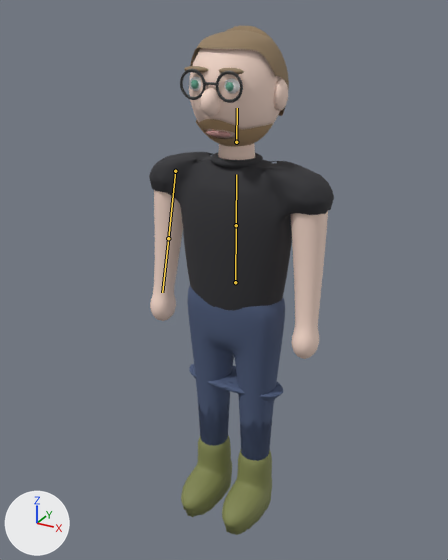
The glTF model assets/chars/julian.glb: old version first, new version second.
Camera for both pictures: a camera (50 mm lens) standing at (1.058, -2.02, 2.09) and looking at (-0.037, -0.029, 1.095). Every picture has the same lights, and +X, +Y and +Z are marked at lower left. The older version comes first. The bones that change are drawn over the model as lines.

In view in the first picture: 'Hals', 'Haut_Koerper', 'Hose', 'HoseDown', 'Kopf_Gruppe', 'Kragen', 'Schuh_L', 'Schuh_R', 'Shirt'.
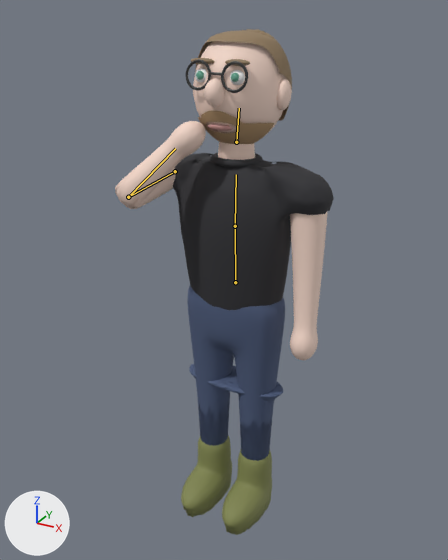
The newer file adds an action. The first version stands in its rest pose; the second is drawn at frame 21 of the action 'Vape'.

Changed parts and their boxes [x1, y1, x2, y2] in the pictures (448 x 560 px):
'Shirt', posed
    before: [149, 152, 334, 311]
    after: [173, 153, 334, 310]
'Haut_Koerper', posed
    before: [150, 190, 328, 359]
    after: [115, 121, 328, 360]
'Kopf_Gruppe', posed
    before: [180, 25, 289, 147]
    after: [185, 29, 292, 144]
'Kragen', posed
    both: [210, 153, 263, 168]
bone 'Spine', root to tip
    before: (235, 282) to (236, 225)
    after: (235, 282) to (235, 226)
bone 'Chest', root to tip
    before: (236, 225) to (236, 174)
    after: (235, 226) to (236, 174)
bone 'Head', root to tip
    before: (236, 142) to (237, 108)
    after: (236, 142) to (239, 108)
bone 'UpperArm.R', root to tip
    before: (175, 171) to (168, 238)
    after: (175, 171) to (128, 197)
bone 'LowerArm.R', root to tip
    before: (168, 238) to (162, 292)
    after: (128, 197) to (175, 148)

The edits, one by one:
Bone 'Spine' (bone_spine) turns from (0, 0, 0) to (2, 0, 0) degrees about its own x, y and z.
Bone 'Chest' (bone_chest) turns from (0, 0, 0) to (-3, 0, 0) degrees about its own x, y and z.
Bone 'Head' (bone_head) turns from (0, 0, 0) to (-8, 0, 0) degrees about its own x, y and z.
Bone 'UpperArm.R' (bone_upperarm_r) turns from (0, 0, 0) to (-74, 0, 34) degrees about its own x, y and z.
Bone 'LowerArm.R' (bone_lowerarm_r) turns from (0, 0, 0) to (-120, 0, 0) degrees about its own x, y and z.
